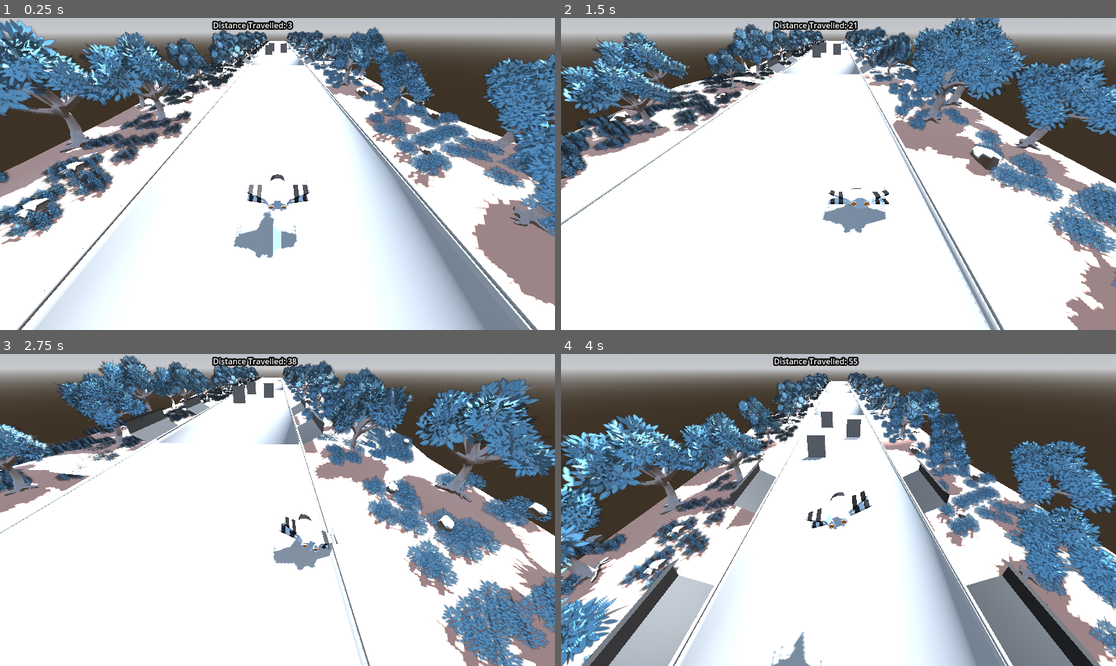
Above: before the commit, frames 1-4 (two rows, left to right).
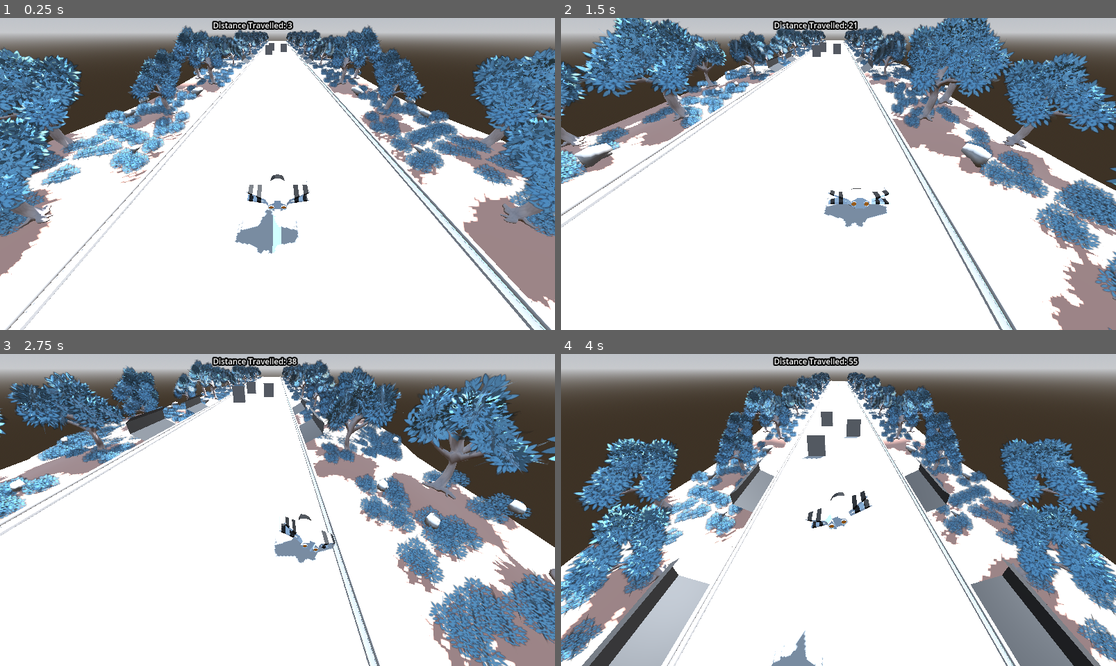
Above: after the commit, the same moments.

Repository: VishalKamdaar/SpaceShipGame
Game: Godot game, scene res://Scenes/main.tscn
The game is run twice, just before and just after one commit, with the same random seed, the same clock (stepped at 60 frames per second) and the same inputs.
Inputs:
- Up to frame 1 (0.25 s): no input
- Up to frame 2 (1.5 s): hold Right (ui_right) 0.53-1.28 s; hold Down (ui_down) from 1.28 s (still down)
- Up to frame 3 (2.75 s): release Down (ui_down) at 2.03 s; hold Right (ui_right) from 2.03 s (still down)
- Up to frame 4 (4 s): release Right (ui_right) at 2.78 s; hold Up (ui_up) 2.78-3.53 s; hold Left (ui_left) from 3.53 s (still down)

The runs differ from the first frame. In frame 1, 39% of the frame differs, in the area x 0-100%, y 0-100%; in frame 2, 28%; in frame 3, 31%; in frame 4, 35%.

Commit message:
Changes to the grassPlatform asset.

Diff:
--- a/Platforms/platform.tscn
+++ b/Platforms/platform.tscn
@@ -1,6 +1,7 @@
-[gd_scene load_steps=10 format=4 uid="uid://cm3acj5ruwlvh"]
+[gd_scene load_steps=11 format=4 uid="uid://cm3acj5ruwlvh"]
 
-[ext_resource type="PackedScene" uid="uid://dab0anvgi3p21" path="res://Assets/grassPlatform.glb" id="1_3kxia"]
+[ext_resource type="PackedScene" uid="uid://s7hnxjspsaeu" path="res://Assets/grassPlatform.glb" id="1_3kxia"]
+[ext_resource type="PackedScene" uid="uid://dvxg4ed1cctyu" path="res://Scenes/grass_platform.tscn" id="2_yrrr4"]
 
 [sub_resource type="StandardMaterial3D" id="StandardMaterial3D_f34xy"]
 resource_name = "Material.004"
@@ -105,10 +106,8 @@
 shape = SubResource("WorldBoundaryShape3D_ae5vy")
 
 [node name="grassPlatform" parent="." instance=ExtResource("1_3kxia")]
-transform = Transform3D(-1.01324, 0, -1.18471e-07, 0, 1, 0, 8.85806e-08, 0, -1.35515, -0.0314096, -0.412, -59.8014)
-
-[node name="grassPlatform2" parent="." instance=ExtResource("1_3kxia")]
-transform = Transform3D(1.01324, 0, 1.20361e-14, 0, 1, 0, -8.99937e-15, 0, 1.35515, -0.0323011, -0.411831, -59.801)
+transform = Transform3D(-0.928666, 0, -1.18471e-07, 0, 1, 0, 8.11869e-08, 0, -1.35515, -0.0314096, -0.412, -59.8014)
+visible = false
 
 [node name="Obstacle" type="StaticBody3D" parent="."]
 transform = Transform3D(5.45488, 0, 0, 0, 6.87751, 0, 0, 0, 1, -7.08226, 3.51033, -55.2833)
@@ -136,3 +135,6 @@
 
 [node name="MeshInstance3D" type="MeshInstance3D" parent="Obstacle3"]
 mesh = SubResource("BoxMesh_exs2a")
+
+[node name="grassPlatform2" parent="." instance=ExtResource("2_yrrr4")]
+transform = Transform3D(0.929, 0, 0, 0, 1, 0, 0, 0, 1.355, -0.031, 0, -59.801)
--- a/Platforms/platform1.tscn
+++ b/Platforms/platform1.tscn
@@ -1,6 +1,7 @@
-[gd_scene load_steps=8 format=4 uid="uid://b620ei3tdesrs"]
+[gd_scene load_steps=9 format=4 uid="uid://b620ei3tdesrs"]
 
-[ext_resource type="PackedScene" uid="uid://dab0anvgi3p21" path="res://Assets/grassPlatform.glb" id="1_8cqt2"]
+[ext_resource type="PackedScene" uid="uid://s7hnxjspsaeu" path="res://Assets/grassPlatform.glb" id="1_8cqt2"]
+[ext_resource type="PackedScene" uid="uid://dvxg4ed1cctyu" path="res://Scenes/grass_platform.tscn" id="2_tr33x"]
 
 [sub_resource type="StandardMaterial3D" id="StandardMaterial3D_f34xy"]
 resource_name = "Material.004"
@@ -80,7 +81,6 @@
 
 [node name="basePlatform" type="MeshInstance3D" parent="."]
 transform = Transform3D(2, 0, 0, 0, 1, 0, 0, 0, 1, 0, 0, 0)
-visible = false
 mesh = SubResource("ArrayMesh_jpc6a")
 skeleton = NodePath("")
 
@@ -102,7 +102,8 @@
 shape = SubResource("WorldBoundaryShape3D_pcvqm")
 
 [node name="grassPlatform" parent="." instance=ExtResource("1_8cqt2")]
-transform = Transform3D(-1.01324, 0, -1.18471e-07, 0, 1, 0, 8.85806e-08, 0, -1.35515, -0.0314096, -0.412, -59.8014)
+transform = Transform3D(-1.01324, 0, -2.04622e-07, 0, 1, 0, 1.52995e-07, 0, -1.35515, -0.0314096, -0.412, -59.8014)
+visible = false
 
-[node name="grassPlatform2" parent="." instance=ExtResource("1_8cqt2")]
-transform = Transform3D(1.01324, 0, 1.20361e-14, 0, 1, 0, -8.99937e-15, 0, 1.35515, -0.0323011, -0.411831, -59.801)
+[node name="grassPlatform2" parent="." instance=ExtResource("2_tr33x")]
+transform = Transform3D(0.929, 0, 0, 0, 1, 0, 0, 0, 1.355, -0.031, 0, -59.801)
--- a/Platforms/platform2.tscn
+++ b/Platforms/platform2.tscn
@@ -1,6 +1,7 @@
-[gd_scene load_steps=8 format=4 uid="uid://c7rck17wkii2i"]
+[gd_scene load_steps=9 format=4 uid="uid://c7rck17wkii2i"]
 
-[ext_resource type="PackedScene" uid="uid://dab0anvgi3p21" path="res://Assets/grassPlatform.glb" id="1_umomy"]
+[ext_resource type="PackedScene" uid="uid://s7hnxjspsaeu" path="res://Assets/grassPlatform.glb" id="1_umomy"]
+[ext_resource type="PackedScene" uid="uid://dvxg4ed1cctyu" path="res://Scenes/grass_platform.tscn" id="2_r62r2"]
 
 [sub_resource type="StandardMaterial3D" id="StandardMaterial3D_f34xy"]
 resource_name = "Material.004"
@@ -103,6 +104,7 @@
 
 [node name="grassPlatform" parent="." instance=ExtResource("1_umomy")]
 transform = Transform3D(-1.01324, 0, -1.18471e-07, 0, 1, 0, 8.85806e-08, 0, -1.35515, -0.0314096, -0.412, -59.8014)
+visible = false
 
-[node name="grassPlatform2" parent="." instance=ExtResource("1_umomy")]
-transform = Transform3D(1.01324, 0, 1.20361e-14, 0, 1, 0, -8.99937e-15, 0, 1.35515, -0.0323011, -0.411831, -59.801)
+[node name="grassPlatform2" parent="." instance=ExtResource("2_r62r2")]
+transform = Transform3D(0.929, 0, 0, 0, 1, 0, 0, 0, 1.355, -0.031, 0, -59.801)
--- a/Platforms/platform3.tscn
+++ b/Platforms/platform3.tscn
@@ -1,6 +1,7 @@
-[gd_scene load_steps=8 format=4 uid="uid://dglwurrotuekc"]
+[gd_scene load_steps=9 format=4 uid="uid://dglwurrotuekc"]
 
-[ext_resource type="PackedScene" uid="uid://dab0anvgi3p21" path="res://Assets/grassPlatform.glb" id="1_i8vlb"]
+[ext_resource type="PackedScene" uid="uid://s7hnxjspsaeu" path="res://Assets/grassPlatform.glb" id="1_i8vlb"]
+[ext_resource type="PackedScene" uid="uid://dvxg4ed1cctyu" path="res://Scenes/grass_platform.tscn" id="2_l8lch"]
 
 [sub_resource type="StandardMaterial3D" id="StandardMaterial3D_f34xy"]
 resource_name = "Material.004"
@@ -103,6 +104,7 @@
 
 [node name="grassPlatform" parent="." instance=ExtResource("1_i8vlb")]
 transform = Transform3D(-1.01324, 0, -1.18471e-07, 0, 1, 0, 8.85806e-08, 0, -1.35515, -0.0314096, -0.412, -59.8014)
+visible = false
 
-[node name="grassPlatform2" parent="." instance=ExtResource("1_i8vlb")]
-transform = Transform3D(1.01324, 0, 1.20361e-14, 0, 1, 0, -8.99937e-15, 0, 1.35515, -0.0323011, -0.411831, -59.801)
+[node name="grassPlatform2" parent="." instance=ExtResource("2_l8lch")]
+transform = Transform3D(0.929, 0, 0, 0, 1, 0, 0, 0, 1.355, -0.031, 0, -59.801)
--- /dev/null
+++ b/Scenes/grass_platform.tscn
@@ -0,0 +1,5 @@
+[gd_scene load_steps=2 format=3 uid="uid://dvxg4ed1cctyu"]
+
+[ext_resource type="PackedScene" uid="uid://s7hnxjspsaeu" path="res://Assets/grassPlatform.glb" id="1_0k4wc"]
+
+[node name="grassPlatform" instance=ExtResource("1_0k4wc")]
Binary file changed: Assets/grassPlatform.glb
Not shown, changed: Assets/grassPlatform.glb.import
Not shown, changed: Assets/grassPlatform_corteza.png.import
Not shown, changed: Assets/grassPlatform_hojitas.png.import
